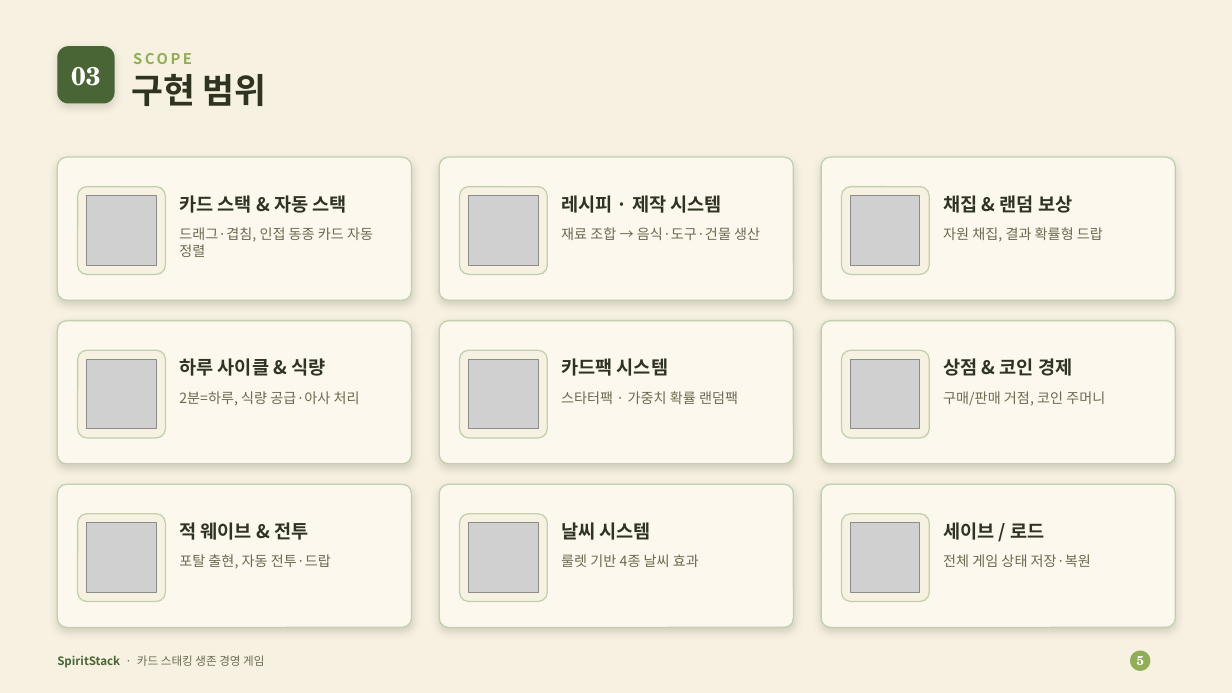
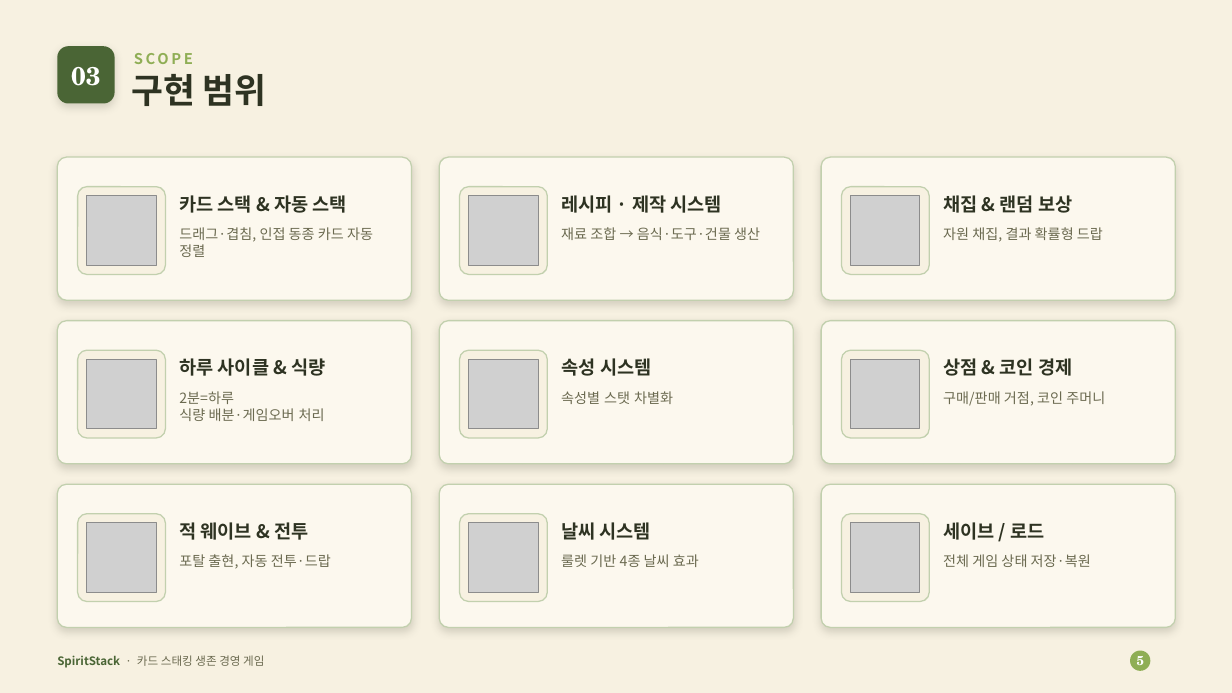
Before and after one commit to Devel-Rocket-ClassRoom/minigame-project-kimjihae3357, a slide deck: slide 5 of JellyStack/SpiritStack_발표자료.pptx. Drawn at 1232x693 pixels with LibreOffice and Linux fonts; fonts in the diff are those of the drawing; grey boxes stand for pictures. Boxes give left, top, right and bottom in pixels: in the first picture for what was removed or moved away, otherwise in the second. Text is boxed around its words. In the diff, an @@ line names an element or a change of style, - is before the commit and + after.

```diff
--- a/JellyStack/SpiritStack_발표자료.pptx
+++ b/JellyStack/SpiritStack_발표자료.pptx
@@ text at (561,358,652,376): text changed @@
-카드팩 시스템
+속성 시스템
@@ text at (179,391,325,421): text changed @@
-2분=하루, 식량 공급·아사 처리
+2분=하루
+식량 배분·게임오버 처리
@@ text at (561,391,673,404): text changed @@
-스타터팩 · 가중치 확률 랜덤팩
+속성별 스탯 차별화
```
Also in this commit, not shown: 7 other slides changed, 22 other files.
